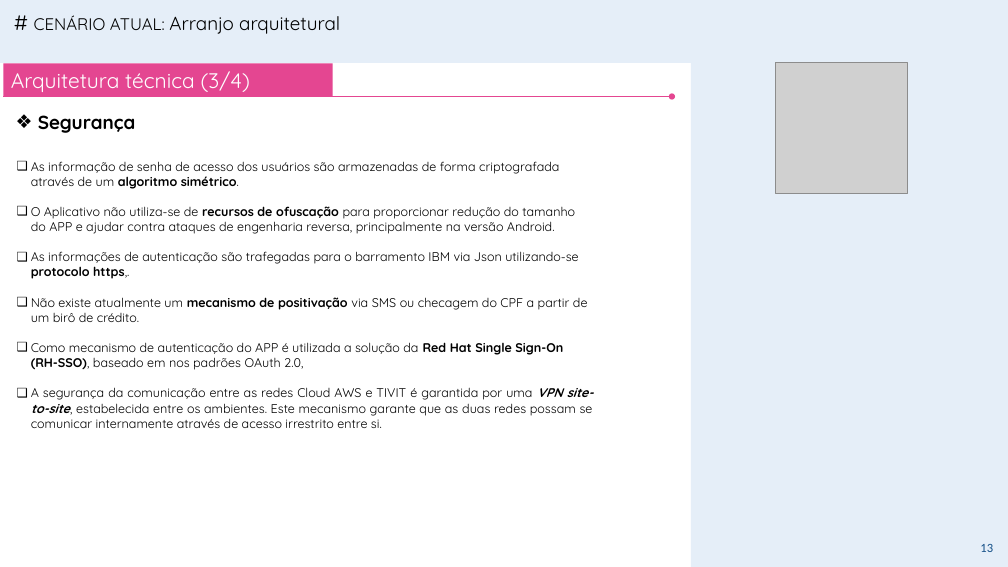
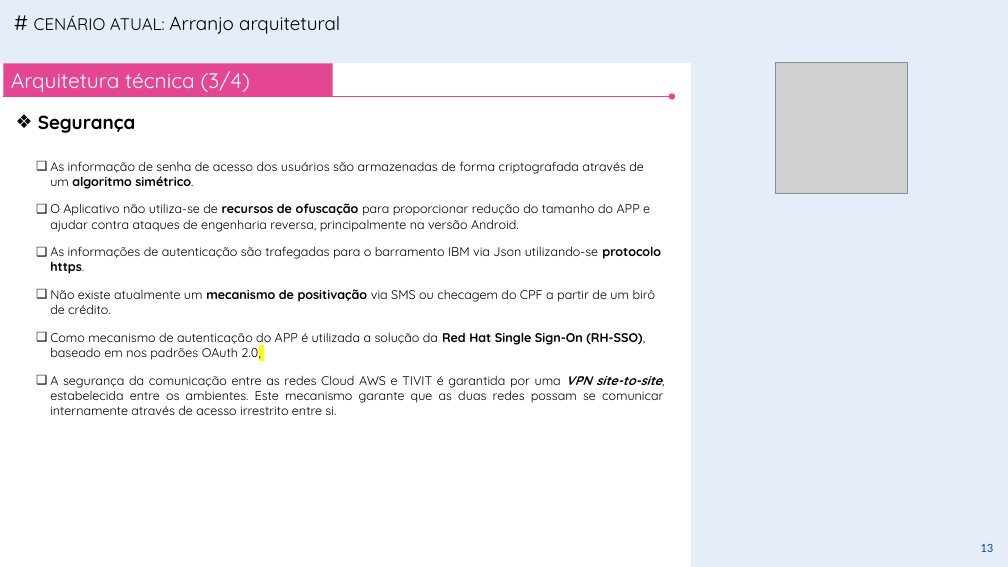
Before and after one commit to andrelcalves/reference_architectures, a slide deck: slide 13 of plataforma mobile/VR - SUPERAPP V1.0.pptx. Drawn at 1008x567 pixels with LibreOffice and Linux fonts; fonts in the diff are those of the drawing; grey boxes stand for pictures; background and template pictures are left out. Boxes give left, top, right and bottom in pixels: in the first picture for what was removed or moved away, otherwise in the second. Text is boxed around its words. In the diff, an @@ line names an element or a change of style, - is before the commit and + after.

```diff
--- a/plataforma mobile/VR - SUPERAPP V1.0.pptx
+++ b/plataforma mobile/VR - SUPERAPP V1.0.pptx
@@ text "As informação de senha de ...": place and size @@
-text "As informação de senha de ..." at [31,161,593,428]
+text "As informação de senha de ..." at [50,161,663,415]
@@ text at [50,161,663,415]: highlight none to #FFFF00 in "2.0,"; list level 2 to 1 in "As informação de senha de ..."; list level 2 to 1 in "O Aplicativo não utiliza-se de ..."; list level 2 to 1 in "Não existe atualmente um mecanismo ..."; list level 2 to 1 in "Como mecanismo de autenticação do ..."; list level 2 to 1 in "A segurança da comunicação entre ..." @@
@@ text at [50,246,661,274]: text changed @@
-  ❑ As informações de autenticação são trafegadas para o barramento IBM via Json utilizando-se protocolo https,.
+❑ As informações de autenticação são trafegadas para o barramento IBM via Json utilizando-se protocolo https.
```
Also in this commit, not shown: 40 other slides changed, 11 slides added, 2 slides removed, 1 other file.
